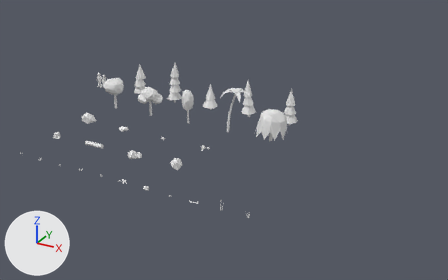
What one commit did to the glTF model apps/chasm/assets/meshes/chasm_props.glb.
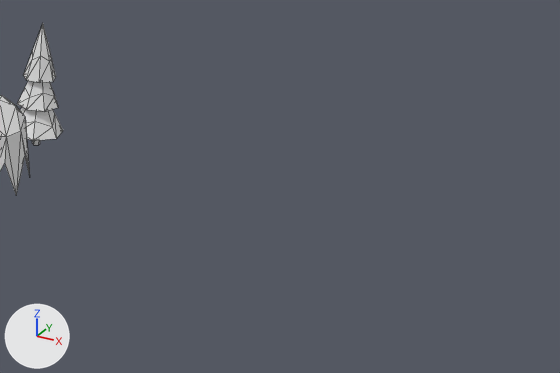
Each version is shown whole from a 50 mm camera at (44.2, -59.0, 25.9) aimed at (16.8, -9.1, 0.9), then close up on the part from 62% to 100% of the width and 29% to 69% of the height. Lighting does not change. The marker at lower left points along +X, +Y and +Z. The last two pictures show the newer version. The close-ups show mesh edges as thin lines.

Objects in the first close-up: 'tree_pine_snow_a', 'tree_willow_a'.
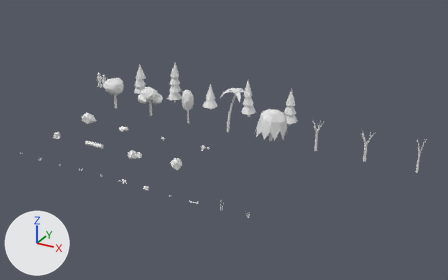
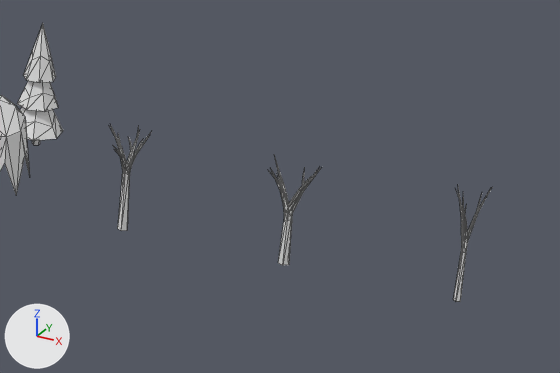
Changed parts and their boxes (x1, y1, x2, y2) in the close-ups (560 x 373 px):
'tree_oak_b_bare', added: after (269, 155, 321, 265)
'tree_oak_a_bare', added: after (110, 126, 150, 231)
'tree_oak_c_bare', added: after (453, 187, 493, 302)

The change, as a list of edits to the scene's bpy script:
```text
Add me_tree_oak_c_bare:
    me_tree_oak_c_bare.from_pydata(...)  # 70 vertices, 82 faces; spans x -0.51..0.47, y -0.57..0.38, z -0.08..3.38
    me_tree_oak_c_bare.materials.append(mat_palette)  # white #e7e7e7
Add me_tree_oak_b_bare:
    me_tree_oak_b_bare.from_pydata(...)  # 90 vertices, 106 faces; spans x -0.66..0.77, y -0.5..0.62, z -0.08..3.15
    me_tree_oak_b_bare.materials.append(mat_palette)  # white #e7e7e7
Add me_tree_oak_a_bare:
    me_tree_oak_a_bare.from_pydata(...)  # 90 vertices, 106 faces; spans x -0.68..0.72, y -1.06..1.04, z -0.08..3.28
    me_tree_oak_a_bare.materials.append(mat_palette)  # white #e7e7e7
Add ob_tree_oak_c_bare:
    ob_tree_oak_c_bare = bpy.data.objects.new('tree_oak_c_bare', me_tree_oak_c_bare)
    ob_tree_oak_c_bare.location = (35.0, -5.0, 0.0)
Add ob_tree_oak_b_bare:
    ob_tree_oak_b_bare = bpy.data.objects.new('tree_oak_b_bare', me_tree_oak_b_bare)
    ob_tree_oak_b_bare.location = (30.0, -5.0, 0.0)
Add ob_tree_oak_a_bare:
    ob_tree_oak_a_bare = bpy.data.objects.new('tree_oak_a_bare', me_tree_oak_a_bare)
    ob_tree_oak_a_bare.location = (25.0, -5.0, 0.0)
```
